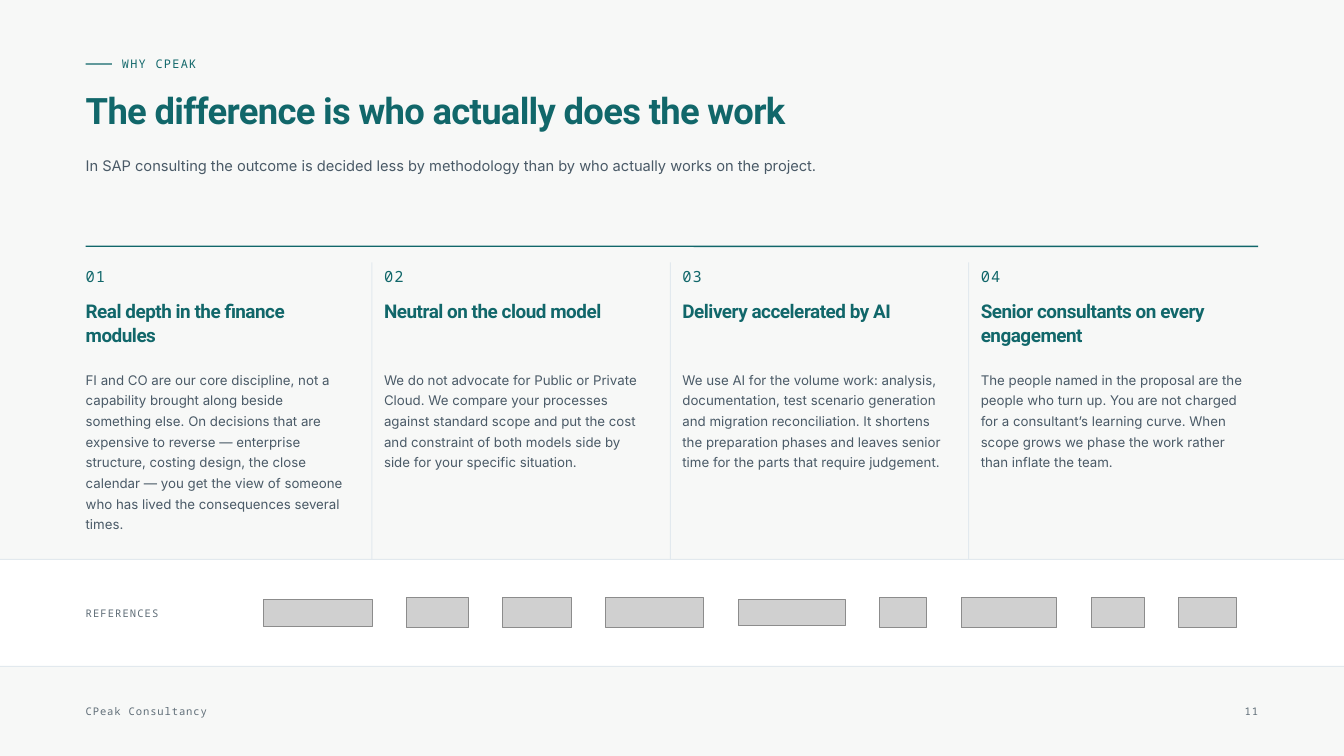
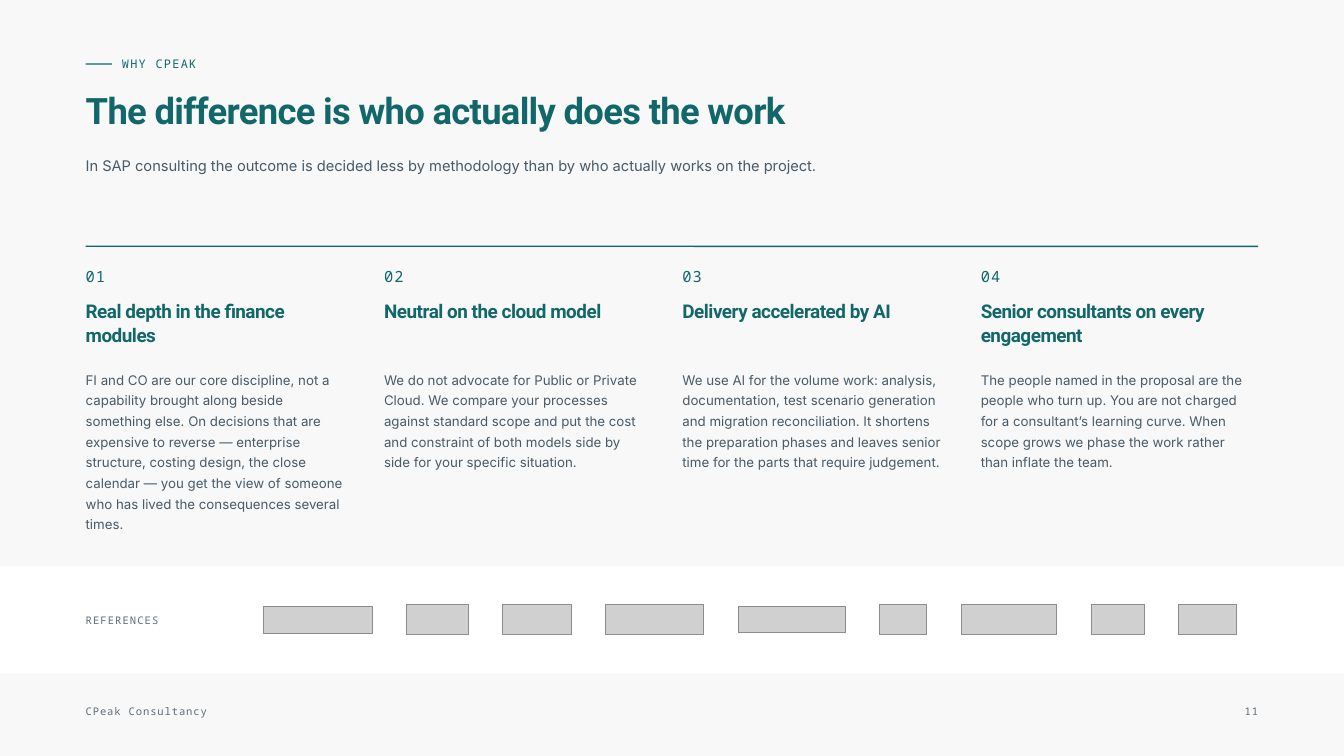
Before and after one commit to narinygt/Default, a slide deck: slide 11 of sunum/CPeak-Consultancy-Company-Overview.pptx. Drawn at 1344x756 pixels with LibreOffice and Linux fonts; fonts in the diff are those of the drawing; grey boxes stand for pictures. Boxes give left, top, right and bottom in pixels: in the first picture for what was removed or moved away, otherwise in the second. Text is boxed around its words. In the diff, an @@ line names an element or a change of style, - is before the commit and + after.

```diff
--- a/sunum/CPeak-Consultancy-Company-Overview.pptx
+++ b/sunum/CPeak-Consultancy-Company-Overview.pptx
@@ line removed from (670, 262) to (670, 580) @@
@@ line removed from (969, 262) to (969, 580) @@
@@ 9 pictures, 1 text, 1 rectangle: place and size @@
-9 pictures, 1 text, 1 rectangle at <box>0,560,1344,666</box>
+9 pictures, 1 text, 1 rectangle at <box>0,567,1344,674</box>
@@ line removed from (0, 560) to (1344, 560) @@
@@ line removed from (0, 666) to (1344, 666) @@
```
Also in this commit, not shown: 11 other slides changed, 12 other files.
